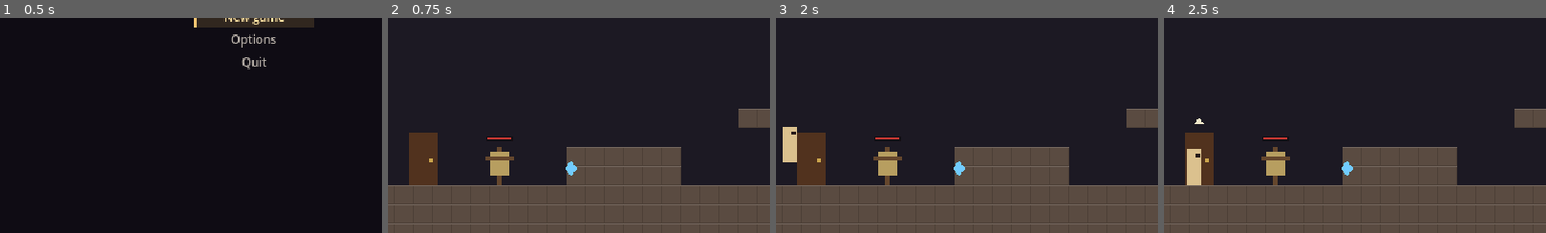
Above: before the commit, frames 1-4 (left to right).
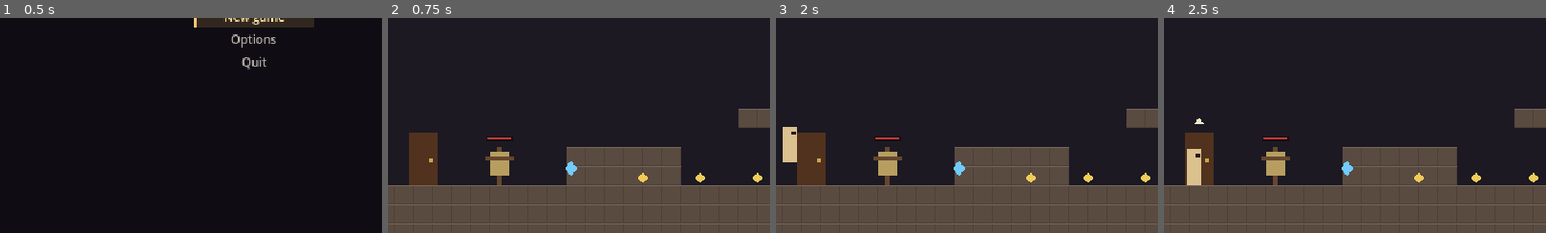
Above: after the commit, the same moments.

Repository: yuriisytnyk1996/The-Last-Sich
Game: Godot game, scene res://ui/menus/main_menu/main_menu.tscn
The game is run twice, just before and just after one commit, with the same random seed, the same clock (stepped at 60 frames per second) and the same inputs.
Inputs (mouse positions are % of the whole screen's width and height, from its top left):
- Up to frame 1 (0.5 s): no input
- Up to frame 2 (0.75 s): click "New game" at 0.5 s
- Up to frame 3 (2 s): tap Enter (ui_accept) at 1.25 s; move the mouse to (72, 45) at 1.27 s; hold D (move_right) from 1.28 s (still down); hold J (attack) from 1.28 s (still down); click (72, 45) at 1.42 s; tap Space (jump) at 1.52, 1.82 s; tap Shift (dash) at 1.55 s
- Up to frame 4 (2.5 s): release D (move_right) at 2 s; release J (attack) at 2 s; drag from (30, 55) to (21, 83) at 2.02 s
The pictures show only the part of the screen within x 17-67%, y 50-100%; the shares and areas given below are measured in that part.

Frame 1 is identical in both runs. In frame 2, 0.2% of the frame differs, in the area x 65-98%, y 72-77%; in frame 3, 0.2%; in frame 4, 0.2%.

Commit message:
feat(stats): add attack speed, run speed and critical hits as stats
Attack speed divides the startup and recovery of every player attack
state, leaving the active window so reach and lunge distance stay the
same. Run speed moves from the player's exports to the stats and is read
through get_run_speed(). Crit chance and crit damage are shared stat
names: the hurtbox rolls a critical for each hit it accepts, the damage
is multiplied, feedback is stronger and the flash turns gold. Only the
player defines them, so enemies and hazards never crit.

Three charms use them (hare foot, quick bracer, raven eye), placed in
the test room.

Diff:
--- /dev/null
+++ b/actors/player/items/charms/hare_foot.tres
@@ -0,0 +1,26 @@
+[gd_resource type="Resource" script_class="Item" format=3]
+
+[ext_resource type="Script" path="res://actors/player/items/item.gd" id="item"]
+[ext_resource type="Script" path="res://actors/player/items/effects/stat_effect.gd" id="stat"]
+[ext_resource type="Script" path="res://components/stats/stat_modifier.gd" id="mod"]
+[ext_resource type="Script" path="res://actors/player/items/effects/item_effect.gd" id="effect"]
+
+[sub_resource type="Resource" id="mod_1"]
+script = ExtResource("mod")
+stat = &"run_speed"
+kind = 1
+value = 0.15
+
+[sub_resource type="Resource" id="effect_2"]
+script = ExtResource("stat")
+trigger = 1
+modifiers = Array[ExtResource("mod")]([SubResource("mod_1")])
+
+[resource]
+script = ExtResource("item")
+id = &"hare_foot"
+title = "Hare foot"
+description = "A charm for those who would rather not be caught. Run speed +15%."
+kind = 0
+price = 350
+effects = Array[ExtResource("effect")]([SubResource("effect_2")])
--- /dev/null
+++ b/actors/player/items/charms/quick_bracer.tres
@@ -0,0 +1,26 @@
+[gd_resource type="Resource" script_class="Item" format=3]
+
+[ext_resource type="Script" path="res://actors/player/items/item.gd" id="item"]
+[ext_resource type="Script" path="res://actors/player/items/effects/stat_effect.gd" id="stat"]
+[ext_resource type="Script" path="res://components/stats/stat_modifier.gd" id="mod"]
+[ext_resource type="Script" path="res://actors/player/items/effects/item_effect.gd" id="effect"]
+
+[sub_resource type="Resource" id="mod_1"]
+script = ExtResource("mod")
+stat = &"attack_speed"
+kind = 1
+value = 0.2
+
+[sub_resource type="Resource" id="effect_2"]
+script = ExtResource("stat")
+trigger = 1
+modifiers = Array[ExtResource("mod")]([SubResource("mod_1")])
+
+[resource]
+script = ExtResource("item")
+id = &"quick_bracer"
+title = "Quick bracer"
+description = "A tight leather bracer that frees the wrist. Swings wind up and recover 20% faster."
+kind = 0
+price = 450
+effects = Array[ExtResource("effect")]([SubResource("effect_2")])
--- /dev/null
+++ b/actors/player/items/charms/raven_eye.tres
@@ -0,0 +1,26 @@
+[gd_resource type="Resource" script_class="Item" format=3]
+
+[ext_resource type="Script" path="res://actors/player/items/item.gd" id="item"]
+[ext_resource type="Script" path="res://actors/player/items/effects/stat_effect.gd" id="stat"]
+[ext_resource type="Script" path="res://components/stats/stat_modifier.gd" id="mod"]
+[ext_resource type="Script" path="res://actors/player/items/effects/item_effect.gd" id="effect"]
+
+[sub_resource type="Resource" id="mod_1"]
+script = ExtResource("mod")
+stat = &"crit_chance"
+kind = 0
+value = 0.15
+
+[sub_resource type="Resource" id="effect_2"]
+script = ExtResource("stat")
+trigger = 1
+modifiers = Array[ExtResource("mod")]([SubResource("mod_1")])
+
+[resource]
+script = ExtResource("item")
+id = &"raven_eye"
+title = "Raven eye"
+description = "A black bead that finds the weak spot. Critical hit chance +15%."
+kind = 0
+price = 500
+effects = Array[ExtResource("effect")]([SubResource("effect_2")])
--- a/actors/player/player.gd
+++ b/actors/player/player.gd
@@ -8,7 +8,7 @@
 const PLATFORMS_LAYER := 7
 
 @export_group("Run")
-@export var run_speed := 140.0
+## The top speed is a stat: `PlayerStats.RUN_SPEED`, read by `get_run_speed()`.
 @export var acceleration := 1200.0
 @export var friction := 1400.0
 @export var air_acceleration := 900.0
@@ -129,11 +129,17 @@
 	var axis := get_move_axis()
 	var wind := area_effects.wind_speed()
 	if axis != 0.0:
-		var target := axis * run_speed * area_effects.speed_factor() + wind
+		var target := axis * get_run_speed() * area_effects.speed_factor() + wind
 		velocity.x = move_toward(velocity.x, target, accel * delta)
 		set_facing(axis)
 	else:
 		velocity.x = move_toward(velocity.x, wind, decel * delta)
+
+
+## Top running speed, from the stats. Also the speed kept after a dash
+## and the air speed of a swing.
+func get_run_speed() -> float:
+	return stats.get_value(PlayerStats.RUN_SPEED)
 
 
 ## Launch speed of a jump. Mud lowers it.
--- a/actors/player/player_stats.gd
+++ b/actors/player/player_stats.gd
@@ -11,6 +11,8 @@
 const PARRY_WINDOW := &"parry_window"
 const RIPOSTE_WINDOW := &"riposte_window"
 const DASH_COOLDOWN := &"dash_cooldown"
+const ATTACK_SPEED := &"attack_speed"
+const RUN_SPEED := &"run_speed"
 const CHARM_SLOTS := &"charm_slots"
 ## Most charm slots the player can ever have.
 const MAX_CHARM_SLOTS := 8
@@ -25,6 +27,12 @@
 @export_group("Offense")
 ## Multiplier for the damage of every player hitbox and projectile.
 @export var damage := 1.0
+## Multiplier for how fast swings wind up and recover. 1.2 is 20 % faster.
+@export var attack_speed := 1.0
+## Chance (0 to 1) that a hit is critical.
+@export_range(0.0, 1.0) var crit_chance := 0.05
+## Damage multiplier of a critical hit.
+@export var crit_damage := 1.5
 
 @export_group("Defense")
 ## Fraction of damage ignored, per hit element (0 to 1).
@@ -38,6 +46,10 @@
 @export var max_spirit := 30.0
 ## Spirit gained per landed hit.
 @export var spirit_per_hit := 2.0
+
+@export_group("Movement")
+## Top running speed (px/s).
+@export var run_speed := 140.0
 
 @export_group("Timing")
 ## Seconds the parry guard is up after the press (s).
@@ -57,6 +69,10 @@
 	define(FLASK_COUNT, flask_count, 0.0, 10.0)
 	define(FLASK_HEAL, flask_heal, 0.0)
 	define(DAMAGE, damage, 0.0)
+	define(ATTACK_SPEED, attack_speed, 0.25, 3.0)
+	define(CRIT_CHANCE, crit_chance, 0.0, 1.0)
+	define(CRIT_DAMAGE, crit_damage, 1.0)
+	define(RUN_SPEED, run_speed, 0.0)
 	define(NORMAL_RESIST, normal_resist, 0.0, 1.0)
 	define(CONTACT_RESIST, contact_resist, 0.0, 1.0)
 	define(FIRE_RESIST, fire_resist, 0.0, 1.0)
--- a/actors/player/states/attacks/player_attack_state.gd
+++ b/actors/player/states/attacks/player_attack_state.gd
@@ -9,6 +9,10 @@
 ## unless the attack chains into a combo (see `chain_state()`). A swing
 ## started in the air turns into a wall cling if attack is still held when
 ## it reaches a climb wall.
+##
+## `PlayerStats.ATTACK_SPEED` shortens the startup and recovery of every
+## swing. The active window stays as it is, so a swing reaches as far and
+## a lunge travels as far at any attack speed.
 
 enum Phase { STARTUP, ACTIVE, RECOVERY }
 
@@ -24,7 +28,7 @@
 	player.consume_attack()
 	_started_on_floor = player.is_on_floor()
 	_phase = Phase.STARTUP
-	_time_left = startup_time()
+	_time_left = startup_time() / _attack_speed()
 
 
 func exit() -> void:
@@ -63,7 +67,7 @@
 		Phase.ACTIVE:
 			hitbox.set_active(false)
 			_phase = Phase.RECOVERY
-			_time_left = recovery_time()
+			_time_left = recovery_time() / _attack_speed()
 		Phase.RECOVERY:
 			finished.emit(end_state())
 
@@ -106,5 +110,9 @@
 	if _started_on_floor:
 		player.velocity.x = 0.0
 		return
-	var target := player.get_move_axis() * player.run_speed
+	var target := player.get_move_axis() * player.get_run_speed()
 	player.velocity.x = move_toward(player.velocity.x, target, player.air_acceleration * delta)
+
+
+func _attack_speed() -> float:
+	return player.stats.get_value(PlayerStats.ATTACK_SPEED, 1.0)
--- a/actors/player/states/climb.gd
+++ b/actors/player/states/climb.gd
@@ -70,5 +70,5 @@
 	var axis := player.get_move_axis()
 	if axis != 0.0:
 		player.set_facing(axis)
-	player.velocity.x = axis * player.run_speed
+	player.velocity.x = axis * player.get_run_speed()
 	finished.emit(JUMP)
--- a/actors/player/states/dash.gd
+++ b/actors/player/states/dash.gd
@@ -22,8 +22,8 @@
 	_time_left -= delta
 	player.move_and_slide()
 	if not player.is_on_floor():
-		player.velocity.x = player.facing * player.run_speed
+		player.velocity.x = player.facing * player.get_run_speed()
 		finished.emit(FALL)
 	elif _time_left <= 0.0:
-		player.velocity.x = player.facing * player.run_speed
+		player.velocity.x = player.facing * player.get_run_speed()
 		finished.emit(ground_state())
--- a/components/combat/hitbox.gd
+++ b/components/combat/hitbox.gd
@@ -26,6 +26,8 @@
 	Reaction.NORMAL: 1.0,
 	Reaction.HEAVY: 2.0,
 }
+## A critical hit makes hit-stop, shake and rumble this much stronger.
+const CRIT_FEEDBACK_SCALE := 1.5
 const RESIST_STATS: Dictionary[Element, StringName] = {
 	Element.NORMAL: Stats.NORMAL_RESIST,
 	Element.CONTACT: Stats.CONTACT_RESIST,
@@ -52,6 +54,9 @@
 ## Stats of whoever deals this hit. Their `Stats.DAMAGE` scales `damage`.
 ## Optional: without it the base damage is dealt.
 var attacker_stats: Stats
+## The hit being dealt is critical. Rolled by the Hurtbox for each hit it
+## accepts (`roll_critical()`), before anything reads the damage.
+var critical := false
 
 var _active := false
 var _has_hit := false
@@ -93,20 +98,31 @@
 	parried.emit(hurtbox)
 
 
+## Decides whether the next hit is critical, from the attacker's
+## `Stats.CRIT_CHANCE`. Without attacker stats (hazards) it never is.
+func roll_critical() -> void:
+	var chance := attacker_stats.get_value(Stats.CRIT_CHANCE) if attacker_stats else 0.0
+	critical = chance > 0.0 and randf() < chance
+
+
 ## Damage this hit deals before the receiver's resistance. Rounded, and
-## never below 1 unless the scaled damage is 0.
+## never below 1 unless the scaled damage is 0. A critical hit is
+## multiplied by the attacker's `Stats.CRIT_DAMAGE`.
 func get_damage() -> int:
 	var scaled := float(damage)
 	if attacker_stats:
 		scaled *= attacker_stats.get_value(Stats.DAMAGE, 1.0)
+		if critical:
+			scaled *= attacker_stats.get_value(Stats.CRIT_DAMAGE, 1.0)
 	if scaled <= 0.0:
 		return 0
 	return maxi(roundi(scaled), 1)
 
 
-## Multiplier for hit-stop and camera shake, from `reaction`.
+## Multiplier for hit-stop and camera shake, from `reaction`, stronger
+## for a critical hit.
 func feedback_scale() -> float:
-	return FEEDBACK_SCALE[reaction]
+	return FEEDBACK_SCALE[reaction] * (CRIT_FEEDBACK_SCALE if critical else 1.0)
 
 
 func get_knockback() -> Vector2:
--- a/components/combat/hurt_feedback.gd
+++ b/components/combat/hurt_feedback.gd
@@ -11,6 +11,8 @@
 ## Node that flashes. Colours above 1 overbrighten thanks to 2D HDR.
 @export var flash_target: CanvasItem
 @export var flash_color := Color(3.0, 3.0, 3.0)
+## Flash colour of a critical hit.
+@export var crit_flash_color := Color(3.0, 2.2, 0.6)
 @export var flash_time := 0.12
 ## Freeze length (s). 0 turns it off.
 @export var hit_stop := 0.0
@@ -30,18 +32,18 @@
 
 func _on_hurt(hitbox: Hitbox) -> void:
 	var scale := hitbox.feedback_scale()
-	_flash()
+	_flash(crit_flash_color if hitbox.critical else flash_color)
 	HitStop.freeze(hit_stop * scale)
 	if shake > 0.0:
 		Events.camera_shake_requested.emit(shake * scale)
 	Rumble.play(rumble * scale, rumble_time * scale)
 
 
-func _flash() -> void:
+func _flash(color: Color) -> void:
 	if flash_target == null:
 		return
 	if _tween:
 		_tween.kill()
-	flash_target.modulate = flash_color
+	flash_target.modulate = color
 	_tween = create_tween()
 	_tween.tween_property(flash_target, "modulate", Color.WHITE, flash_time)
--- a/components/combat/hurtbox.gd
+++ b/components/combat/hurtbox.gd
@@ -82,6 +82,7 @@
 		return
 
 	_invincible_left = invincibility_time
+	hitbox.roll_critical()
 	hurt.emit(hitbox)
 	hitbox.register_hit(self)
 	if health:
--- a/components/stats/stats.gd
+++ b/components/stats/stats.gd
@@ -21,6 +21,10 @@
 const CONTACT_RESIST := &"contact_resist"
 const FIRE_RESIST := &"fire_resist"
 const POISON_RESIST := &"poison_resist"
+## Chance (0 to 1) that one of this actor's hits is critical.
+const CRIT_CHANCE := &"crit_chance"
+## Damage multiplier of a critical hit.
+const CRIT_DAMAGE := &"crit_damage"
 
 var _base: Dictionary[StringName, float] = {}
 var _range: Dictionary[StringName, Vector2] = {}
--- a/levels/rooms/test_room/logic.tscn
+++ b/levels/rooms/test_room/logic.tscn
@@ -6,6 +6,10 @@
 [ext_resource type="Script" path="res://levels/objects/room_exit.gd" id="10_exit"]
 [ext_resource type="PackedScene" path="res://levels/objects/door.tscn" id="11_door"]
 [ext_resource type="PackedScene" path="res://levels/objects/tier_relic.tscn" id="90_relic"]
+[ext_resource type="PackedScene" path="res://levels/objects/items/item_pickup.tscn" id="20_pickup"]
+[ext_resource type="Resource" path="res://actors/player/items/charms/hare_foot.tres" id="21_hare_foot"]
+[ext_resource type="Resource" path="res://actors/player/items/charms/quick_bracer.tres" id="22_quick_bracer"]
+[ext_resource type="Resource" path="res://actors/player/items/charms/raven_eye.tres" id="23_raven_eye"]
 
 [sub_resource type="RectangleShape2D" id="shape_exit"]
 size = Vector2(8, 64)
@@ -54,3 +58,17 @@
 
 [node name="TierRelic" parent="." instance=ExtResource("90_relic")]
 position = Vector2(260, 320)
+
+[node name="Items" type="Node2D" parent="."]
+
+[node name="HareFoot" parent="Items" instance=ExtResource("20_pickup")]
+position = Vector2(320, 320)
+item = ExtResource("21_hare_foot")
+
+[node name="QuickBracer" parent="Items" instance=ExtResource("20_pickup")]
+position = Vector2(368, 320)
+item = ExtResource("22_quick_bracer")
+
+[node name="RavenEye" parent="Items" instance=ExtResource("20_pickup")]
+position = Vector2(416, 320)
+item = ExtResource("23_raven_eye")
Not shown, changed: docs/roadmap.md
Not shown, changed: docs/systems/combat.md
Not shown, changed: docs/systems/inventory.md
Not shown, changed: docs/systems/player.md
Not shown, changed: docs/systems/stats.md
